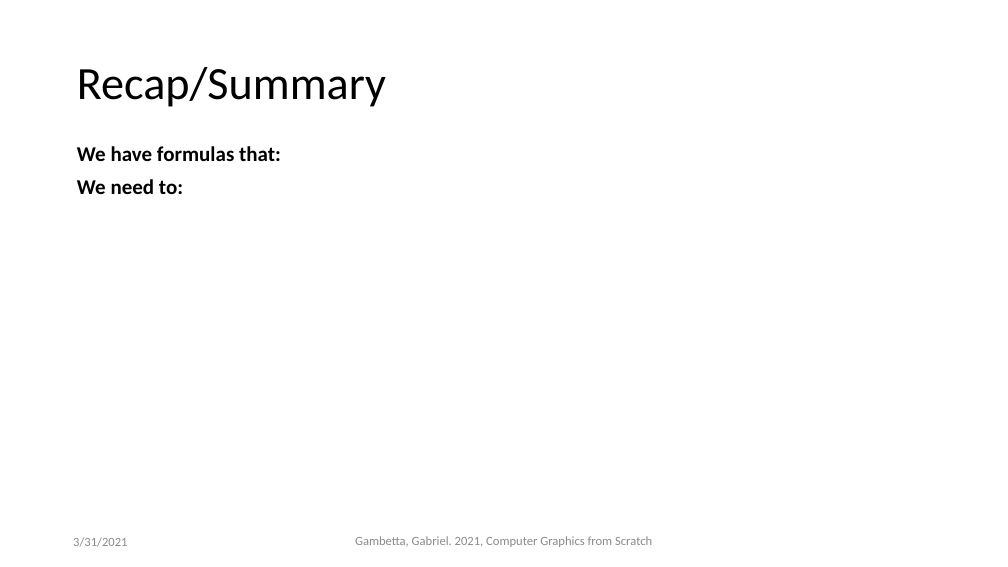
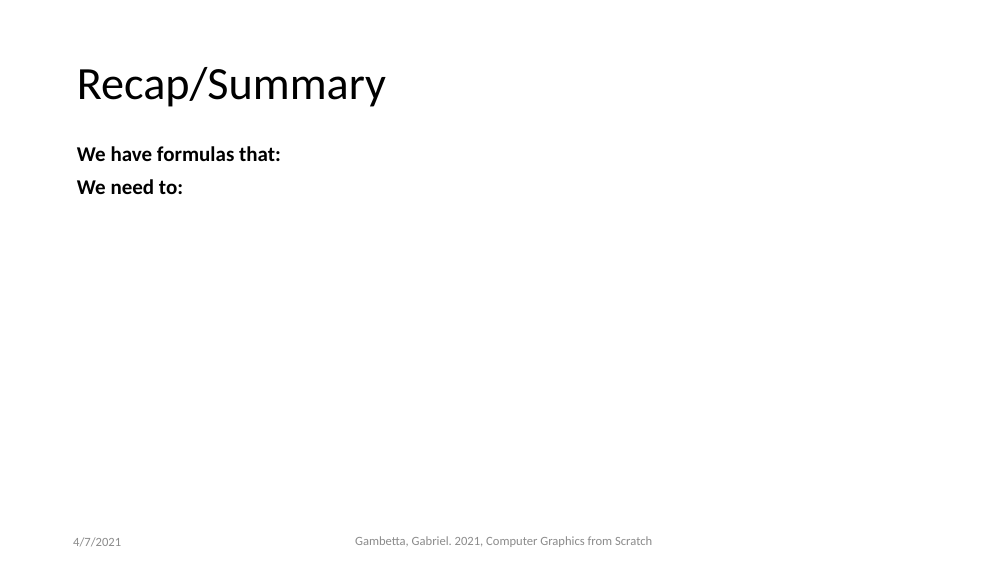
Before and after one commit to ctrachte/JS-Computer-Graphics-Demo, a slide deck: slide 4 of computer-graphics-js-2.pptx. Drawn at 1008x567 pixels with LibreOffice and Linux fonts; fonts in the diff are those of the drawing. Boxes give left, top, right and bottom in pixels: in the first picture for what was removed or moved away, otherwise in the second. Text is boxed around its words. In the diff, an @@ line names an element or a change of style, - is before the commit and + after.

```diff
--- a/computer-graphics-js-2.pptx
+++ b/computer-graphics-js-2.pptx
@@ text at bbox=[73, 537, 121, 546]: text changed @@
-3/31/2021
+4/7/2021
```
Also in this commit, not shown: 4 other slides changed.
